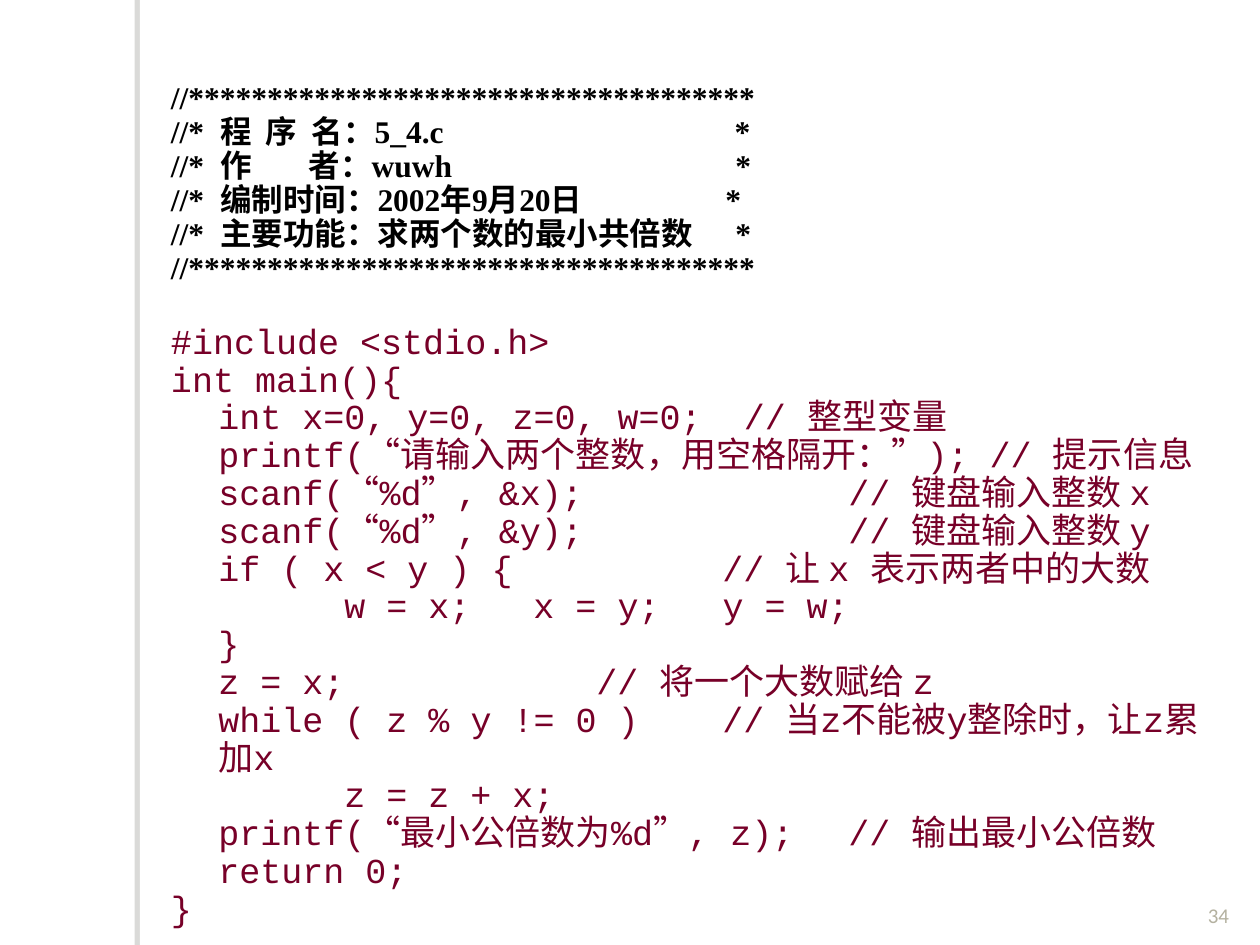
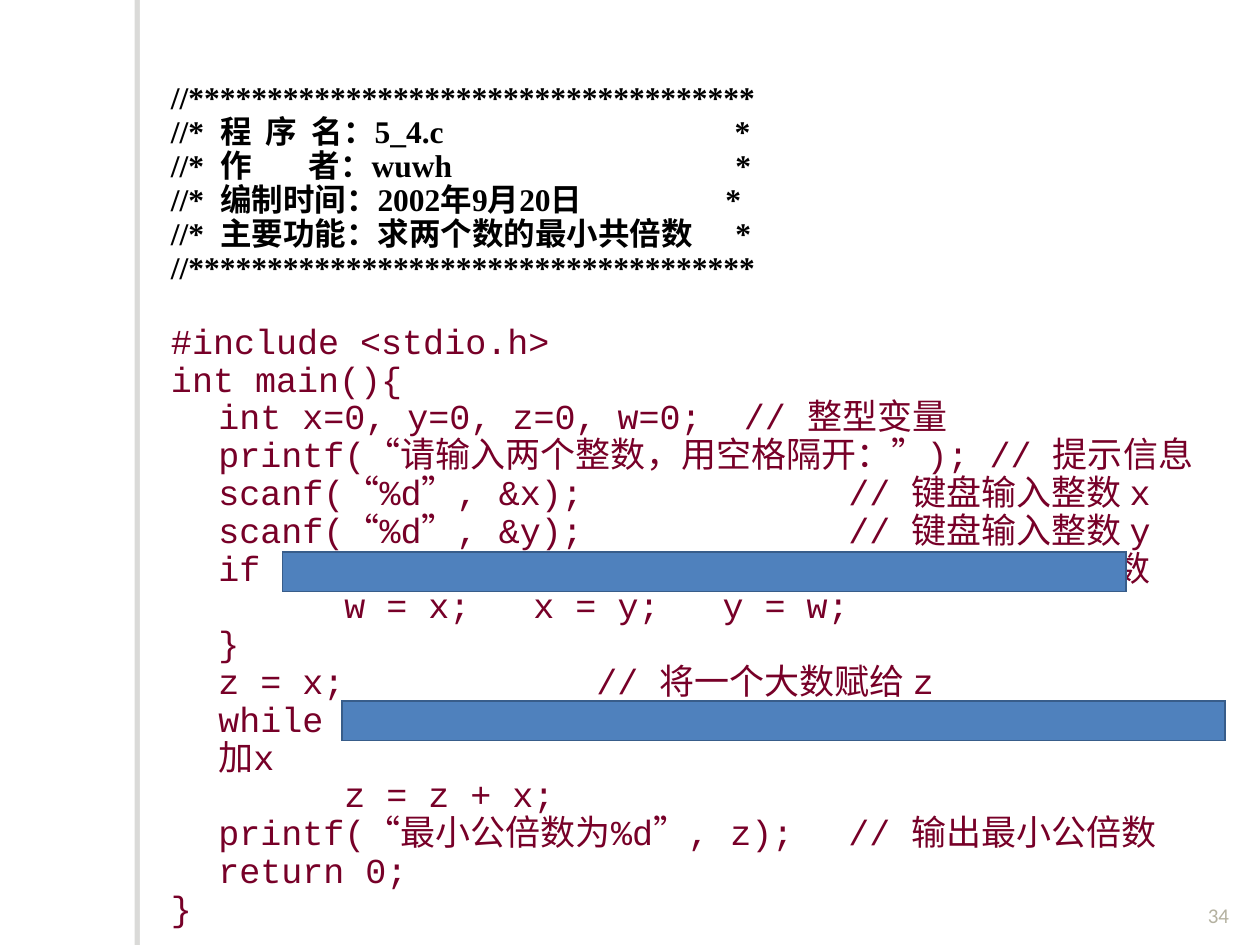
Before and after one commit to fanju1984/introduction-to-programming, a slide deck: slide 34 of introduction-to-programming/slides/2017/04-Control-Statement-2.ppt. Drawn at 1260x945 pixels with LibreOffice and Linux fonts; fonts in the diff are those of the drawing; background and template pictures are left out. Boxes give left, top, right and bottom in pixels: in the first picture for what was removed or moved away, otherwise in the second. Text is boxed around its words. In the diff, an @@ line names an element or a change of style, - is before the commit and + after.

```diff
--- a/introduction-to-programming/slides/2017/04-Control-Statement-2.ppt
+++ b/introduction-to-programming/slides/2017/04-Control-Statement-2.ppt
@@ rectangle added at <box>282,552,1125,591</box>, fill #4F81BD, outline #385D8A 0.99 pt @@
@@ rectangle added at <box>343,701,1226,741</box>, fill #4F81BD, outline #385D8A 0.99 pt @@
```
Also in this commit, not shown: 4 other slides changed, 9 slides added, 4 slides removed, 1 other file.
